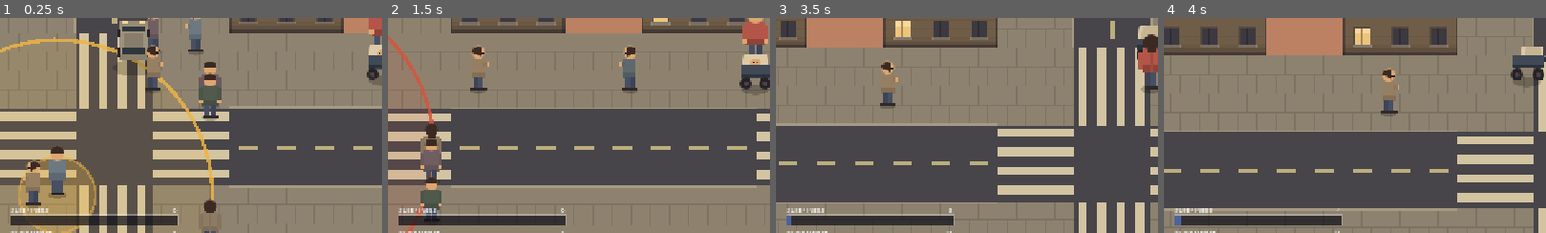
Above: before the commit, frames 1-4 (left to right).
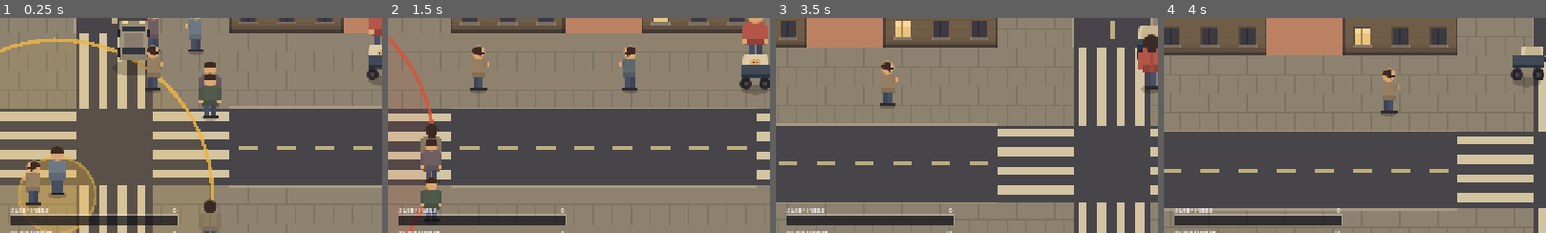
Above: after the commit, the same moments.

Repository: JosuaKrause/nappy
Game: Godot game, scene res://scenes/main.tscn
The game is run twice, just before and just after one commit, with the same random seed, the same clock (stepped at 60 frames per second) and the same inputs.
Inputs:
- Up to frame 1 (0.25 s): no input
- Up to frame 2 (1.5 s): tap Enter (ui_accept) at 0.5, 0.77 s; hold Right (move_right) 0.53-1.28 s; hold Shift (run) 0.53-1.28 s; hold Down (move_down) from 1.28 s (still down); tap E (interact) at 1.35 s
- Up to frame 3 (3.5 s): tap Enter (ui_accept) at 1.52, 3.02 s; tap Shift (run) at 1.55, 2.85 s; release Down (move_down) at 2.03 s; hold Right (move_right) 2.03-2.78 s; hold Shift (run) 2.03-2.78 s; hold Up (move_up) from 2.78 s (still down)
- Up to frame 4 (4 s): release Up (move_up) at 3.53 s; hold Left (move_left) from 3.53 s (still down); hold E (interact) from 3.53 s (still down); tap Enter (ui_accept) at 3.77 s; tap Shift (run) at 3.8 s
The pictures show only the part of the screen within x 0-50%, y 37-87%; the shares and areas given below are measured in that part.

Frames 1-2 are identical in both runs. In frame 3, less than 0.1% of the frame differs, in the area x 2-47%, y 89-97%; in frame 4, less than 0.1%, in the area x 2-47%, y 88-97%.

Commit message:
M14: a day is won on calm ground or it is not won
Findings 2 and 4. Circling the starting block filled the meter, which made the
city decoration. The fix is not a difficulty tweak, it is a re-pitch of where
sleep comes from, and the decision on record is that an ordinary street should
still make progress and never enough.

  SLEEPINESS_GAIN_WALKING        2.2  -> 0.24
  SLEEPINESS_CALM_ZONE_MULTIPLIER 1.75 -> 3.5
  SLEEPINESS_DRAIN_IDLE          1.6  -> 0.6

The important part is not the numbers, it is that they are pitched against the
DAY rather than against each other. The old set was mutually consistent and the
day was still winnable standing in one place, because nothing tied the fill rate
to day_length(). So the two tests are written as

  GAIN * day_length(day) < METER_MAX          for every day
  METER_MAX / calm_gain  < day_length * 0.6

which means lengthening the day cannot quietly make the street sufficient again.
A whole day of undisturbed street walking now reaches 79 of 100 — real progress
on the way out, never a finish.

Two things learned while pitching it:

- The arithmetic is necessary and not sufficient. Whether a park actually fills
  the meter depends on whether the crowd pushes it over the freeze threshold,
  and no data-level test can see that. tests/test_balance.gd stands a real Baby
  in a real City with that day's crowd and events and walks it on the spot; that
  is what turned "one park is quiet" into a check on all fourteen days, which is
  where the scheduler's one-usable-calm-zone promise now becomes the difference
  between a hard day and an impossible one.
- Check the SHORT day. A calm stretch of 139s looked comfortable against the
  330s day and was a stopwatch race against the 264s curfew one — thirty seconds
  for the walk out and the walk home together. Hence 3.0 -> 3.5 and a stretch of
  119s. Every claim here is now measured against day_length(RUN_LENGTH_DAYS).

The idle drain keeps the shape it had, deliberately: faster than walking fills,
so waiting is never a strategy, but slower than a calm zone fills, so stopping to
let something pass is still a move worth making. Pricing it above the park's own
rate would have taken that counterplay away.

WAKE_SLEEPINESS_PENALTY is left at 50 even though the slower fill makes it hurt
five times as much. Waking her should cost about a fifth of the day.

check.sh OK, test.sh 1986 checks 0 failures.

Co-Authored-By: Claude Opus 5 <noreply@anthropic.com>
Claude-Session: https://claude.ai/code/session_019UGizjHJZenDseJeEiANZV

Diff:
--- a/src/autoload/tuning.gd
+++ b/src/autoload/tuning.gd
@@ -15,11 +15,34 @@
 # ------------------------------------------------------------- sleepiness ---
 
 const METER_MAX := 100.0
-const SLEEPINESS_GAIN_WALKING := 2.2
-const SLEEPINESS_DRAIN_IDLE := 1.6
-const SLEEPINESS_CALM_ZONE_MULTIPLIER := 1.75
-## Sleepiness the baby keeps after being woken up.
+
+## The pitch these three make together is the whole loop, and it is the answer to findings
+## 2 and 4 from the first playtest: a day used to be winnable by circling the starting block,
+## which made the city decoration.
+##
+## An ordinary street makes real progress and never enough. A whole day of clean street
+## walking reaches about four fifths of the meter, so the walk out is worth something and
+## the walk out alone can never finish; only calm ground can. `tests/test_meters.gd` holds
+## both halves of that, in terms of `day_length()` rather than in numbers, so a change to
+## the day cannot quietly make the street sufficient again.
+const SLEEPINESS_GAIN_WALKING := 0.24
+## Standing still has to be strictly worse than walking, or waiting is a strategy. It also
+## has to stay cheaper than a calm zone gives, because stopping is the counterplay to a loud
+## event and pricing it above the park's own rate would take that move away.
+const SLEEPINESS_DRAIN_IDLE := 0.6
+## Sized against the *short* day, not the long one. At 3.0 a park stretch ran 139s, which on
+## a 264s curfew day left barely thirty seconds for the walk out and the walk home together
+## — winnable on paper and a stopwatch race in practice. At 3.5 it is 119s, and the walk out
+## has already contributed, so the typical day finishes with a minute to spare.
+const SLEEPINESS_CALM_ZONE_MULTIPLIER := 3.5
+## Sleepiness the baby keeps after being woken up. Deliberately not softened when the fill
+## slowed down: waking her now costs about seventy seconds of park, roughly a fifth of the
+## day, and it should hurt that much.
 const WAKE_SLEEPINESS_PENALTY := 50.0
+
+## Sleepiness per second on calm ground.
+func sleepiness_gain_calm() -> float:
+	return SLEEPINESS_GAIN_WALKING * SLEEPINESS_CALM_ZONE_MULTIPLIER
 
 # ------------------------------------------------------------- excitement ---
 
--- /dev/null
+++ b/tests/test_balance.gd
@@ -0,0 +1,135 @@
+extends RefCounted
+## The day's pitch, measured against the real world rather than against the numbers.
+##
+## `test_meters.gd` asserts the arithmetic: a day's worth of street gain falls short of the
+## meter and a calm stretch clears it. That is necessary and not sufficient, because both
+## halves depend on how loud the ground actually is — the crowd can push a street over the
+## calm threshold and freeze the meter, and it could just as easily creep into a park and
+## stop one filling. Neither is visible to a data-level test.
+##
+## So this runs a real `Baby` against a real `City`, with that day's crowd and events, at a
+## fixed place on the map. Walking on the spot is the right abstraction here: what is being
+## measured is what the ground and the noise do, not the locomotion.
+
+const CITY_SCENE := preload("res://scenes/world/city.tscn")
+const SEED := 4242
+const STEP := 1.0 / 60.0
+
+var _city: City
+var _stroller: Stroller
+var _baby: Baby
+
+func run(t) -> void:
+	_city = CITY_SCENE.instantiate()
+	t.add_child(_city)
+	_city.build(CityGenerator.generate(SEED))
+
+	_test_a_calm_park_still_settles_her(t)
+	_test_the_arterial_never_settles_her(t)
+	_test_every_day_keeps_a_park_quiet_enough_to_settle_in(t)
+
+	_teardown_rig()
+	_city.free()
+
+func _start_day(day: int) -> void:
+	var consumed: Array[String] = []
+	_city.events.start_day(day, _rng(day, "events"), consumed)
+	_city.crowd.start_day(day, _rng(day, "crowd"))
+
+func _rng(day: int, stream: String) -> RandomNumberGenerator:
+	var rng := RandomNumberGenerator.new()
+	rng.seed = hash("%d:%d:%s" % [SEED, day, stream])
+	return rng
+
+## A rig standing at `at`, walking on the spot. The baby finds the City through the "world"
+## group, so it is asking the real map and the real crowd.
+func _build_rig(t, at: Vector2) -> void:
+	_teardown_rig()
+	_stroller = Stroller.new()
+	# The name matters: Stroller's @onready looks the camera up by path.
+	var camera := Camera2D.new()
+	camera.name = "Camera2D"
+	_stroller.add_child(camera)
+	t.add_child(_stroller)
+	_stroller.set_physics_process(false)
+	_stroller.global_position = at
+	_stroller.velocity = Vector2(Tuning.WALK_SPEED, 0.0)
+	_baby = Baby.new()
+	_stroller.add_child(_baby)
+	_baby.set_physics_process(false)
+
+func _teardown_rig() -> void:
+	if _stroller:
+		_stroller.free()
+		_stroller = null
+		_baby = null
+
+## Walks the rig on the spot for `seconds`, with the world running underneath it. Returns
+## how long it took her to settle, or -1.0 if she never did.
+func _walk_until_asleep(at: Vector2, seconds: float) -> float:
+	_stroller.global_position = at
+	for i in int(round(seconds / STEP)):
+		for agent in _city.crowd.agents():
+			agent._process(STEP)
+		for instance in _city.events.instances():
+			if not instance.is_finished:
+				instance._process(STEP)
+		_baby._physics_process(STEP)
+		if _baby.state == GameEnums.BabyState.ASLEEP:
+			return i * STEP
+	return -1.0
+
+# --------------------------------------------------------------------- calm ---
+
+## The park has to be quiet enough that the meter never freezes in it, or the only place a
+## day can be won is a place a day cannot be won.
+func _test_a_calm_park_still_settles_her(t) -> void:
+	_start_day(1)
+	var park := _quietest_park()
+	_build_rig(t, park)
+	var settled := _walk_until_asleep(park, Tuning.day_length(1))
+	t.check(settled > 0.0, "a calm park settles her at all")
+	# Better than "inside the day": inside *half* of the short day, so the other half is
+	# there for the walk out and the walk home. That is what "comfortably winnable" has to
+	# mean when the park is the only place a day can be won.
+	t.check(settled < Tuning.day_length(Tuning.RUN_LENGTH_DAYS) * 0.55,
+			"a calm park settles her in %.0fs, leaving the short day room to walk"
+			% settled)
+
+## Finding 4: standing on an ordinary street cannot be a strategy. On the arterial it is not
+## even close — between the crowd freezing the meter and the day running out, she never goes
+## down there, which is what makes the walk to the park the decision the game is about.
+func _test_the_arterial_never_settles_her(t) -> void:
+	_start_day(1)
+	var street := CrowdLanes.arterial_pavement(_city.map)
+	_build_rig(t, street)
+	var settled := _walk_until_asleep(street, Tuning.day_length(1))
+	t.check(settled < 0.0,
+			"a whole day on the arterial never settles her (settled at %.0fs)" % settled)
+	t.check(_baby.sleepiness < Tuning.METER_MAX,
+			"and the meter is still short of full (%.0f)" % _baby.sleepiness)
+
+## The scheduler promises one usable calm zone every day. Now that a day cannot be won
+## anywhere else, that promise is the difference between a hard day and an impossible one,
+## so it gets checked against the crowd and the events together rather than events alone.
+func _test_every_day_keeps_a_park_quiet_enough_to_settle_in(t) -> void:
+	for day in range(1, Tuning.RUN_LENGTH_DAYS + 1):
+		_start_day(day)
+		var park := _quietest_park()
+		_build_rig(t, park)
+		var settled := _walk_until_asleep(park, Tuning.day_length(day))
+		t.check(settled > 0.0, "day %d has a park she can actually settle in" % day)
+
+## The calmest park centre this day, by the excitement standing there right now. This is the
+## park the scheduler's "one usable calm zone" rule is protecting, found by measurement
+## rather than by asking the scheduler which one it picked.
+func _quietest_park() -> Vector2:
+	var best := _city.map.home_world_position()
+	var quietest := INF
+	for block in _city.map.park_blocks:
+		var centre := _city.map.tile_rect_to_world(CityMap.block_rect(block)).get_center()
+		var here := _city.total_excitement_at(centre)
+		if here < quietest:
+			quietest = here
+			best = centre
+	return best
--- a/tests/test_meters.gd
+++ b/tests/test_meters.gd
@@ -29,6 +29,10 @@
 	_test_falloff(t)
 	_test_telegraph_contract(t)
 	_test_walking_fills_sleepiness(t)
+	_test_a_day_cannot_be_won_on_street_gain_alone(t)
+	_test_one_calm_stretch_wins_a_day(t)
+	_test_standing_still_is_worse_than_walking_but_affordable(t)
+	_test_a_street_day_never_settles_and_a_park_day_does(t)
 	_test_calm_zone_speeds_sleep(t)
 	_test_idle_drains_sleepiness(t)
 	_test_running_blocks_sleep_and_excites(t)
@@ -109,6 +113,62 @@
 			"walking fills sleepiness at the base rate", 0.1)
 	_teardown()
 
+## Finding 2: circling the starting block filled the meter, so the city was decoration.
+## The guarantee has to be arithmetic rather than a hope about how loud the streets are — a
+## quiet back street never freezes the meter, so nothing else stops a player walking in
+## circles all day.
+func _test_a_day_cannot_be_won_on_street_gain_alone(t) -> void:
+	for day in range(1, Tuning.RUN_LENGTH_DAYS + 1):
+		var whole_day := Tuning.SLEEPINESS_GAIN_WALKING * Tuning.day_length(day)
+		t.check(whole_day < Tuning.METER_MAX,
+				"day %d cannot be won on street walking alone (%.0f of %.0f)"
+				% [day, whole_day, Tuning.METER_MAX])
+		t.check(whole_day > Tuning.METER_MAX * 0.5,
+				"day %d still makes real progress on the way (%.0f of %.0f)"
+				% [day, whole_day, Tuning.METER_MAX])
+
+## The other half of the pitch: calm ground has to finish a day comfortably, not barely.
+## Measured against the *short* day, because the curfew one is the strict case.
+func _test_one_calm_stretch_wins_a_day(t) -> void:
+	var stretch := Tuning.METER_MAX / Tuning.sleepiness_gain_calm()
+	var short_day := Tuning.day_length(Tuning.RUN_LENGTH_DAYS)
+	t.check(stretch < short_day * 0.6,
+			"a calm stretch fills the meter in %.0fs, well inside the %.0fs day"
+			% [stretch, short_day])
+
+func _test_standing_still_is_worse_than_walking_but_affordable(t) -> void:
+	t.check(Tuning.SLEEPINESS_DRAIN_IDLE > Tuning.SLEEPINESS_GAIN_WALKING,
+			"standing still loses ground rather than merely failing to gain it")
+	t.check(Tuning.SLEEPINESS_DRAIN_IDLE < Tuning.sleepiness_gain_calm(),
+			"a pause in a park costs less than the park gives, so stopping stays a move")
+
+## The claim end to end, on a fake world where nothing is happening at all. Even with no
+## events and no crowd — the friendliest possible day — the street cannot finish it and one
+## calm stretch can, with time left over to walk home.
+func _test_a_street_day_never_settles_and_a_park_day_does(t) -> void:
+	_build(t)
+	_walk()
+	_simulate(Tuning.day_length(1))
+	t.check(_baby.state == GameEnums.BabyState.AWAKE,
+			"a whole day of undisturbed street walking still does not settle her")
+	_teardown()
+
+	_build(t)
+	_walk()
+	_simulate(45.0)          # the walk out to the park
+	_world.calm = true
+	var elapsed := 45.0
+	var short_day := Tuning.day_length(Tuning.RUN_LENGTH_DAYS)
+	while _baby.state != GameEnums.BabyState.ASLEEP and elapsed < short_day:
+		_simulate(1.0)
+		elapsed += 1.0
+	t.check(_baby.state == GameEnums.BabyState.ASLEEP,
+			"a walk out plus one calm stretch does settle her")
+	t.check(elapsed < short_day * 0.75,
+			"and settles her by %.0fs, leaving the walk home inside the %.0fs day"
+			% [elapsed, short_day])
+	_teardown()
+
 func _test_calm_zone_speeds_sleep(t) -> void:
 	_build(t)
 	_world.calm = true
@@ -183,7 +243,9 @@
 	var announced := [false]
 	var handler := func() -> void: announced[0] = true
 	EventBus.return_phase_started.connect(handler)
-	_baby.sleepiness = Tuning.METER_MAX - 1.0
+	# Half a second of walking away from asleep, expressed as a rate rather than a number,
+	# so re-pitching the fill cannot silently stop this test reaching the threshold.
+	_baby.sleepiness = Tuning.METER_MAX - Tuning.SLEEPINESS_GAIN_WALKING * 0.5
 	_walk()
 	_simulate(1.0)
 	EventBus.return_phase_started.disconnect(handler)
Not shown, added: tests/test_balance.gd.uid
Not shown, changed: CLAUDE.md
Not shown, changed: docs/HANDOFF.md
Not shown, changed: docs/MECHANICS.md
Not shown, changed: docs/PLAYTEST-01.md
Not shown, changed: docs/TODO.md
